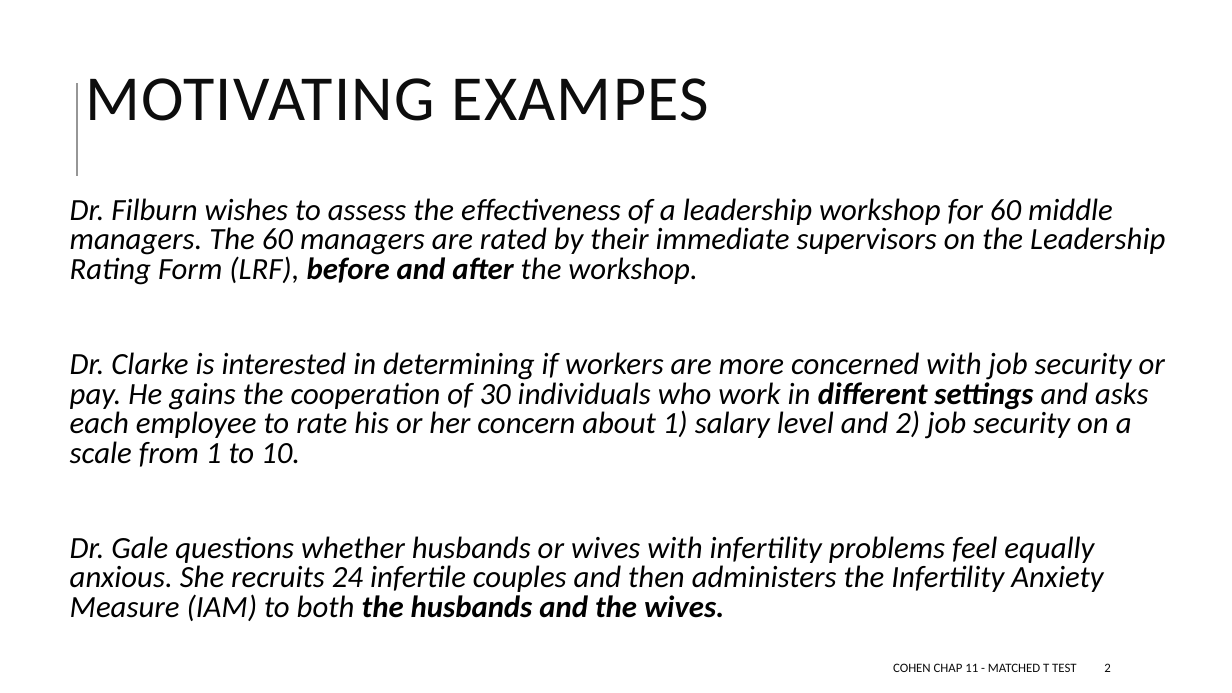
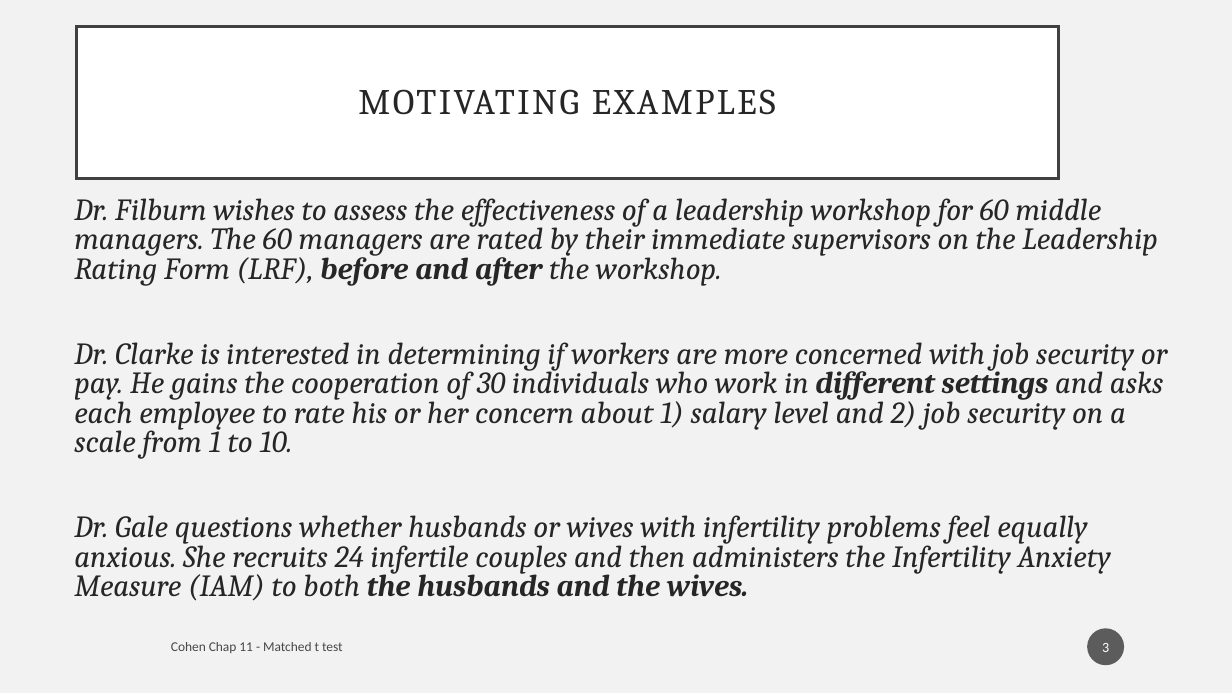
Before and after one commit to TysonStanley/EDUC-6600, a slide deck: slide 3 of old/Cohen chap 11 Matched t Test (screen).pptx (slide 2 before the commit). Drawn at 1232x693 pixels with LibreOffice and Linux fonts; fonts in the diff are those of the drawing. Boxes give left, top, right and bottom in pixels: in the first picture for what was removed or moved away, otherwise in the second. Text is boxed around its words. In the diff, an @@ line names an element or a change of style, - is before the commit and + after.

```diff
--- a/old/Cohen chap 11 Matched t Test (screen).pptx
+++ b/old/Cohen chap 11 Matched t Test (screen).pptx
@@ background #FFFFFF to #F2F2F2 @@
@@ title "MOTIVATING EXAMPLES": place and size @@
-title "MOTIVATING EXAMPLES" at bbox=[85, 78, 709, 121]
+title "MOTIVATING EXAMPLES" at bbox=[76, 27, 1058, 178]
@@ title "MOTIVATING EXAMPLES" at bbox=[76, 27, 1058, 178]: fill none to #FFFFFF; outline none to #404040 2.5 pt @@
@@ line removed from (77, 176) to (77, 83) @@
@@ title at bbox=[358, 89, 776, 115]: text changed; size 50 to 28 pt; font Calibri to Cambria; text colour #0D0D0D to #262626 @@
-MOTIVATING EXAMPES
+MOTIVATING EXAMPLES
@@ text "Dr. Filburn wishes to assess ..." at bbox=[74, 198, 1167, 601]: font Calibri to Cambria, text colour #000000 to #262626; less space between paragraphs @@
@@ page number added at bbox=[1088, 628, 1125, 665], fill #1D1D1D at 70% opacity, 11 pt, text #FFFFFF @@
+3
@@ text at bbox=[171, 642, 343, 653]: text changed; size 10 to 10.5 pt; text colour #0D0D0D to #000000 at 70% opacity @@
-COHEN CHAP 11 - MATCHED T TEST
+Cohen Chap 11 - Matched t test
@@ page number removed at bbox=[1104, 663, 1110, 672] @@
-2
```
Also in this commit, not shown: 18 other slides changed, 1 slide added, 2 other files.
